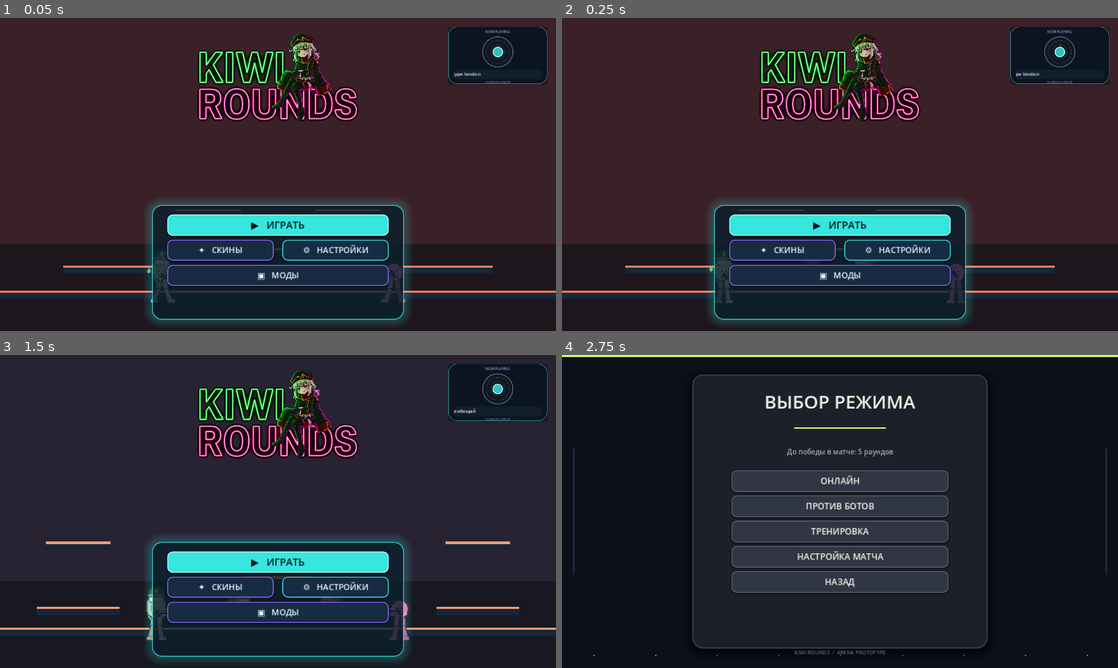
Above: before the commit, frames 1-4 (two rows, left to right).
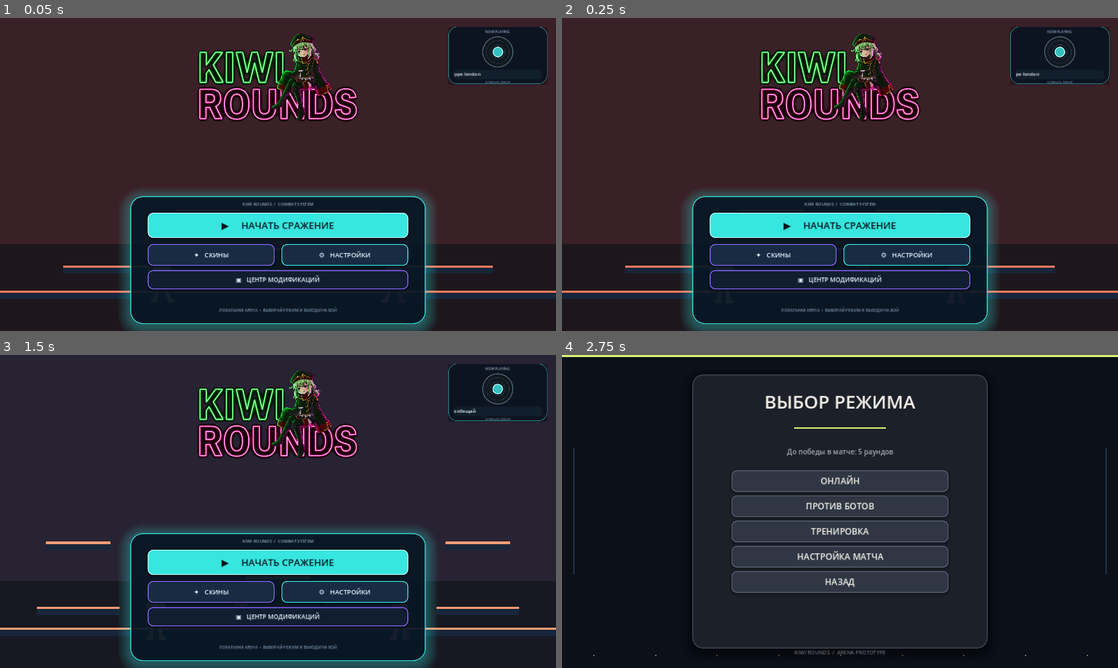
Above: after the commit, the same moments.

Repository: loslam-del/Kiwi-rounds
Game: Godot game, scene res://scenes/main.tscn
Two runs of this game, one before a commit and one after it. Both use one fixed random seed, a clock stepped at 60 frames per second and the inputs below. Sound files missing from this copy of the repository are replaced by a short silence.
Inputs:
- Up to frame 1 (0.05 s): no input
- Up to frame 2 (0.25 s): no input
- Up to frame 3 (1.5 s): click "▶ ИГРАТЬ" (after the commit: "▶ НАЧАТЬ СРАЖЕНИЕ") at 0.5 s; click "НАЗАД" at 1.25 s
- Up to frame 4 (2.75 s): click "▶ ИГРАТЬ" (after the commit: "▶ НАЧАТЬ СРАЖЕНИЕ") at 2 s

The runs differ from the first frame. In frame 1, 13% of the frame differs, in the area x 22-78%, y 55-100%; in frame 2, 13%; in frame 3, 13%; in frame 4, nothing differs.

Commit message:
Redesign main menu with premium neon command dock

Diff:
--- a/scripts/main.gd
+++ b/scripts/main.gd
@@ -942,40 +942,73 @@
     # Recreate the banner as a centered, fixed-size control.
     _create_menu_banner(shade)
 
-    # Lower menu dock keeps the logo and arena visible.
+    # Premium neon command dock: clear hierarchy, more breathing room and
+    # compact secondary actions, while keeping the banner unobstructed.
     var menu_panel := Panel.new()
-    menu_panel.position = Vector2(350, 430)
-    menu_panel.size = Vector2(580, 264)
+    menu_panel.name = "MainMenuCommandDock"
+    menu_panel.position = Vector2(300, 410)
+    menu_panel.size = Vector2(680, 294)
     var menu_style := StyleBoxFlat.new()
-    menu_style.bg_color = Color("#091321", 0.78)
-    menu_style.border_color = Color("#36e6df", 0.82)
+    menu_style.bg_color = Color("#07111f", 0.91)
+    menu_style.border_color = Color("#36e6df", 0.92)
     menu_style.set_border_width_all(2)
-    menu_style.set_corner_radius_all(22)
-    menu_style.shadow_color = Color("#36e6df", 0.22)
-    menu_style.shadow_size = 22
+    menu_style.set_corner_radius_all(28)
+    menu_style.shadow_color = Color("#36e6df", 0.30)
+    menu_style.shadow_size = 30
+    menu_style.shadow_offset = Vector2(0, 7)
+    menu_style.content_margin_left = 22.0
+    menu_style.content_margin_right = 22.0
     menu_panel.add_theme_stylebox_override("panel", menu_style)
     shade.add_child(menu_panel)
 
-    var play := _add_button("▶   ИГРАТЬ", Vector2(385, 452), Vector2(510, 48), shade)
-    play.add_theme_font_size_override("font_size", 23)
-    play.add_theme_stylebox_override("normal", _menu_button_style(Color("#36e6df"), Color("#b5fff4")))
-    play.add_theme_color_override("font_color", Color("#07151d"))
+    var menu_kicker := Label.new()
+    menu_kicker.text = "KIWI ROUNDS  /  COMBAT SYSTEM"
+    menu_kicker.position = Vector2(330, 420)
+    menu_kicker.size = Vector2(620, 18)
+    menu_kicker.horizontal_alignment = HORIZONTAL_ALIGNMENT_CENTER
+    menu_kicker.add_theme_font_size_override("font_size", 10)
+    menu_kicker.add_theme_color_override("font_color", Color("#8aa7bb"))
+    menu_kicker.mouse_filter = Control.MOUSE_FILTER_IGNORE
+    shade.add_child(menu_kicker)
+
+    var play := _add_button("▶     НАЧАТЬ СРАЖЕНИЕ", Vector2(340, 448), Vector2(600, 58), shade)
+    play.add_theme_font_size_override("font_size", 22)
+    play.add_theme_stylebox_override("normal", _menu_button_style(Color("#36e6df"), Color("#c0fff5")))
+    play.add_theme_stylebox_override("hover", _menu_button_style(Color("#73fff0"), Color.WHITE))
+    play.add_theme_stylebox_override("pressed", _menu_button_style(Color("#1caaa9"), Color("#eaffff")))
+    play.add_theme_color_override("font_color", Color("#06151e"))
     play.pressed.connect(_show_mode_menu)
 
-    var skins := _add_button("✦   СКИНЫ", Vector2(385, 510), Vector2(245, 48), shade)
+    var skins := _add_button("✦   СКИНЫ", Vector2(340, 520), Vector2(292, 50), shade)
+    skins.add_theme_font_size_override("font_size", 15)
     skins.add_theme_stylebox_override("normal", _menu_button_style(Color("#172b43"), Color("#8b67ff")))
+    skins.add_theme_stylebox_override("hover", _menu_button_style(Color("#263d60"), Color("#b69cff")))
     skins.add_theme_color_override("font_color", Color("#e8f6ff"))
     skins.pressed.connect(_open_skins)
 
-    var settings := _add_button("⚙   НАСТРОЙКИ", Vector2(650, 510), Vector2(245, 48), shade)
+    var settings := _add_button("⚙   НАСТРОЙКИ", Vector2(648, 520), Vector2(292, 50), shade)
+    settings.add_theme_font_size_override("font_size", 15)
     settings.add_theme_stylebox_override("normal", _menu_button_style(Color("#172b43"), Color("#36e6df")))
+    settings.add_theme_stylebox_override("hover", _menu_button_style(Color("#263d60"), Color("#8afff4")))
     settings.add_theme_color_override("font_color", Color("#e8f6ff"))
     settings.pressed.connect(_show_settings)
 
-    var mods := _add_button("▣   МОДЫ", Vector2(385, 568), Vector2(510, 48), shade)
-    mods.add_theme_stylebox_override("normal", _menu_button_style(Color("#172b43"), Color("#8b67ff")))
+    var mods := _add_button("▣   ЦЕНТР МОДИФИКАЦИЙ", Vector2(340, 580), Vector2(600, 44), shade)
+    mods.add_theme_font_size_override("font_size", 14)
+    mods.add_theme_stylebox_override("normal", _menu_button_style(Color("#111e31"), Color("#8b67ff")))
+    mods.add_theme_stylebox_override("hover", _menu_button_style(Color("#273052"), Color("#b69cff")))
     mods.add_theme_color_override("font_color", Color("#e8f6ff"))
     mods.pressed.connect(_open_mods)
+
+    var footer := Label.new()
+    footer.text = "ЛОКАЛЬНАЯ АРЕНА  •  ВЫБИРАЙ РЕЖИМ И ВЫХОДИ НА БОЙ"
+    footer.position = Vector2(330, 665)
+    footer.size = Vector2(620, 18)
+    footer.horizontal_alignment = HORIZONTAL_ALIGNMENT_CENTER
+    footer.add_theme_font_size_override("font_size", 9)
+    footer.add_theme_color_override("font_color", Color("#7890a6"))
+    footer.mouse_filter = Control.MOUSE_FILTER_IGNORE
+    shade.add_child(footer)
 
 
 func _create_menu_banner(parent: Control) -> void:
